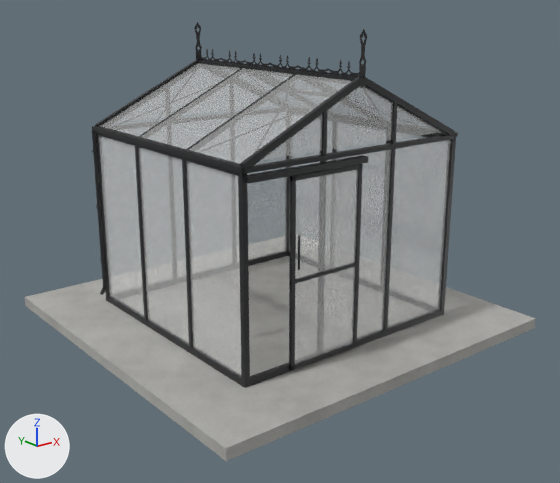
What one commit did to the glTF model models/scandiglas/sg-rect-7-9-7-9-decor.glb.
Before and after are seen from a 50 mm lens placed at (-4.45, -3.89, 2.95), pointed at (-0.04, 1.63, 0.75). Lighting does not change. The marker at lower left points along +X, +Y and +Z. The older version comes first. Vertices at exactly the same position are counted once.

The first picture shows 'scandiglas-rect-7-9-7-9-decor'.
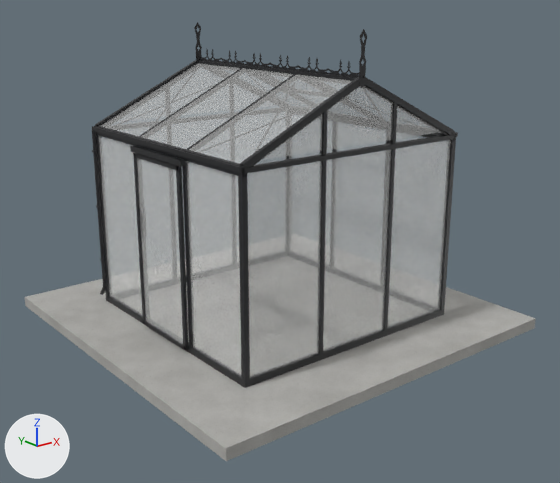
The newer file is also turned or shifted as a whole; pictures and numbers use the older file's frame.

What changed in the scene script:
```text
Change me_scandiglas:
    used by ob_scandiglas_rect_7_9_7_9_decor; location = (0.0, 0.0, 0.0)
    remove me_scandiglas.from_pydata(...)  # 10640 vertices, 20629 faces; spans x -1.82..1.82, y 0.0..3.64, z -0.1..2.72
    add me_scandiglas.from_pydata(...)  # 10616 vertices, 20585 faces; spans x -1.82..1.82, y 0.0..3.64, z -0.1..2.72
    me_scandiglas part 1: the loose piece of 70 vertices spanning x -0.76..-0.01, y 0.58..0.61, z 0.03..1.66 is turned -90 degrees about the z axis through its middle, then moved by (-0.84, 1.22, 0.0)
    me_scandiglas part 2: the loose piece of 24 vertices spanning x -1.18, y 1.45..2.2, z 0.06..1.73 is scaled about its middle by (3.01, 0.0186, 0.167), then moved by (-0.07, 0.32, 0.14), in mat_powder
    me_scandiglas part 3: the loose piece of 24 vertices spanning x -0.76..-0.01, y 0.58..0.61, z 0.78..0.81 is scaled about its middle by (0.0805, 31.6, 1.67), then moved by (-0.84, 1.21, 0.9)
    me_scandiglas part 4: the loose piece of 24 vertices spanning x -0.72..-0.05, y 0.6, z 0.07..1.62 is turned -90 degrees about the z axis through its middle, then moved by (-0.84, 1.22, 0.0)
    me_scandiglas part 5: the loose piece of 24 vertices spanning x -0.7..-0.69, y 0.56..0.57, z 0.9..1.18 is scaled about its middle by (53.3, 0.333, 5.98), then moved by (-0.09, 0.07, -0.14), in mat_glass (white #fdfefd)
    me_scandiglas part 6: the loose piece of 24 vertices spanning x -1.18..0.04, y 0.57..0.63, z 1.67..1.72 is deleted
    me_scandiglas part 7: 19791 kept faces spanning x -1.82..1.82, y 0.0..3.64, z -0.1..2.72 get new texture (UV) coordinates
    other edits to the shape of me_scandiglas do not show in these pictures
```

What differs and where, as boxes (x1, y1, x2, y2) in the pictures (560 x 483 px; the box of a moved part takes in the faces that stretch with it):
part 1 of me_scandiglas, moved or reshaped
    before: (289, 164, 363, 370)
    after: (133, 153, 189, 351)
part 2 of me_scandiglas, moved or reshaped
    before: (139, 147, 189, 344)
    after: (137, 207, 141, 237)
part 3 of me_scandiglas, moved or reshaped
    before: (290, 263, 356, 285)
    after: (130, 145, 186, 166)
part 4 of me_scandiglas, moved or reshaped
    before: (295, 169, 358, 364)
    after: (137, 158, 183, 344)
part 5 of me_scandiglas, moved or reshaped
    before: (298, 235, 300, 270)
    after: (247, 161, 322, 378)
part 6 of me_scandiglas, deleted
    before: (245, 155, 368, 183)
part 7 of me_scandiglas, surface changed
    both: (127, 142, 443, 420)
